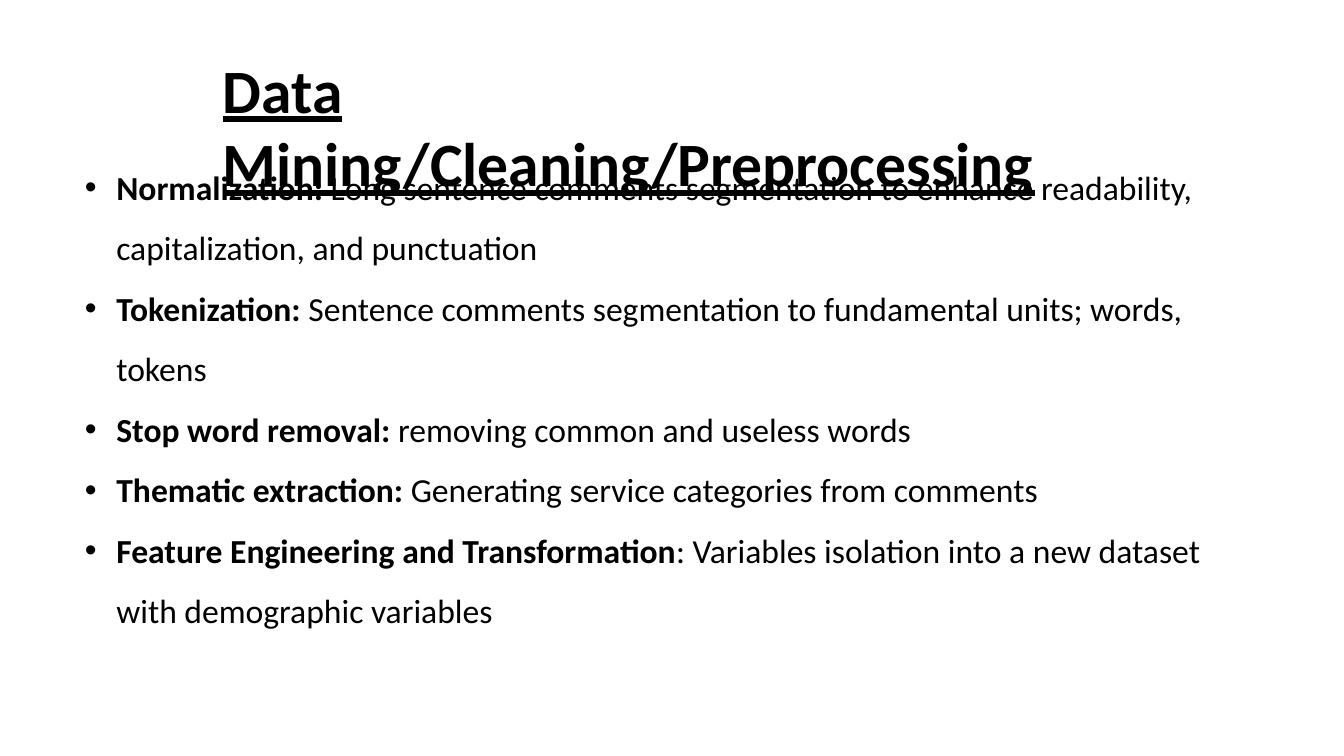
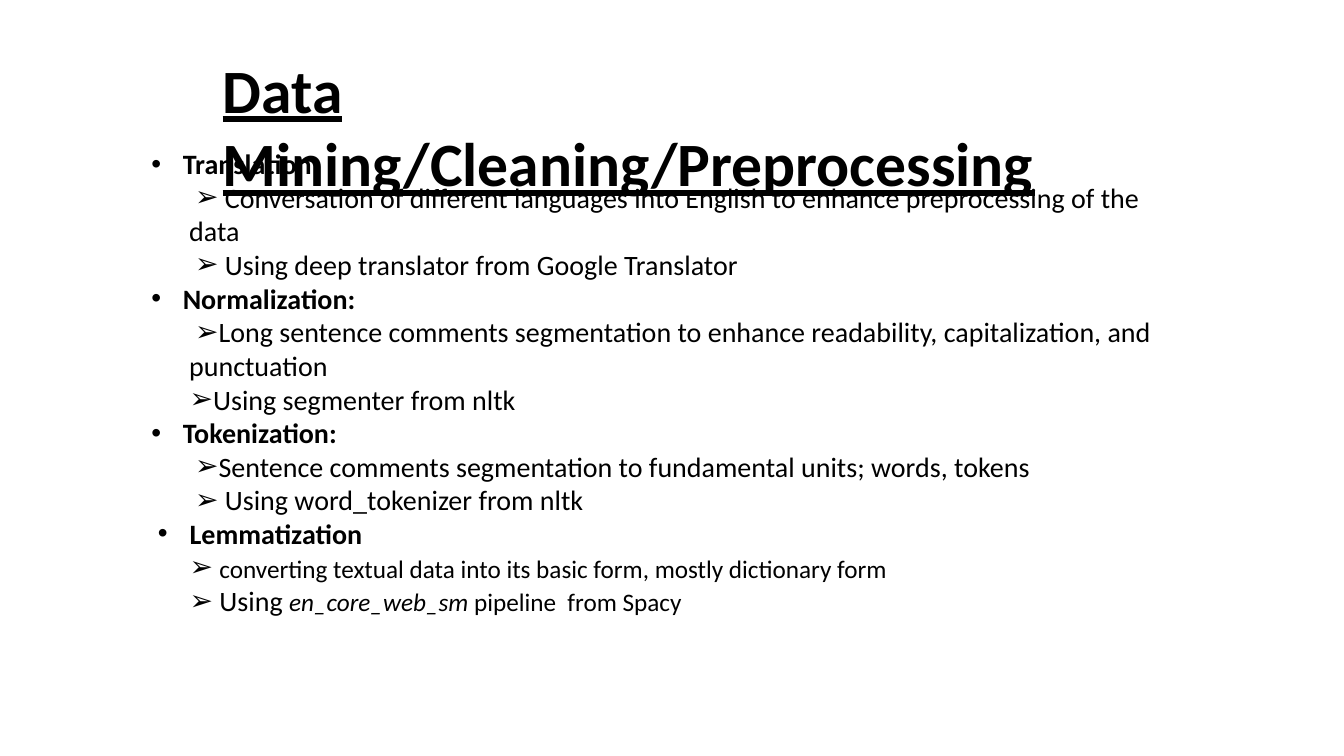
Before and after one commit to AllanDS-coder/pilgrim-sentiment-analysis, a slide deck: slide 21 of AI-Driven Analysis of Pilgrim Experiences Enhancing Hajj and Umrah Services Through Smart Data Insigh.pptx (slide 9 before the commit). Drawn at 1344x756 pixels with LibreOffice and Linux fonts; fonts in the diff are those of the drawing; background and template pictures are left out. Boxes give left, top, right and bottom in pixels: in the first picture for what was removed or moved away, otherwise in the second. Text is boxed around its words. In the diff, an @@ line names an element or a change of style, - is before the commit and + after.

Commit message:
Add files via upload
Powerpoint Presentation and final word report

```diff
--- a/AI-Driven Analysis of Pilgrim Experiences Enhancing Hajj and Umrah Services Through Smart Data Insigh.pptx
+++ b/AI-Driven Analysis of Pilgrim Experiences Enhancing Hajj and Umrah Services Through Smart Data Insigh.pptx
@@ text at bbox=[183, 151, 1151, 616]: text changed; size 24 to 20 pt @@
-• Normalization: Long sentence comments segmentation to enhance readability, capitalization, and punctuation
-• Tokenization: Sentence comments segmentation to fundamental units; words, tokens
-• Stop word removal: removing common and useless words
-• Thematic extraction: Generating service categories from comments
-• Feature Engineering and Transformation: Variables isolation into a new dataset with demographic variables
+• Translation
+➢ Conversation of different languages into English to enhance preprocessing of the data
+➢ Using deep translator from Google Translator
+• Normalization:
+➢ Long sentence comments segmentation to enhance readability, capitalization, and punctuation
+➢ Using segmenter from nltk
+• Tokenization:
+➢ Sentence comments segmentation to fundamental units; words, tokens
+➢ Using word_tokenizer from nltk
+• Lemmatization
+➢ converting textual data into its basic form, mostly dictionary form
+➢ Using en_core_web_sm pipeline from Spacy
```
Also in this commit, not shown: 11 other slides changed, 38 slides added, 3 slides removed, 1 other file.
